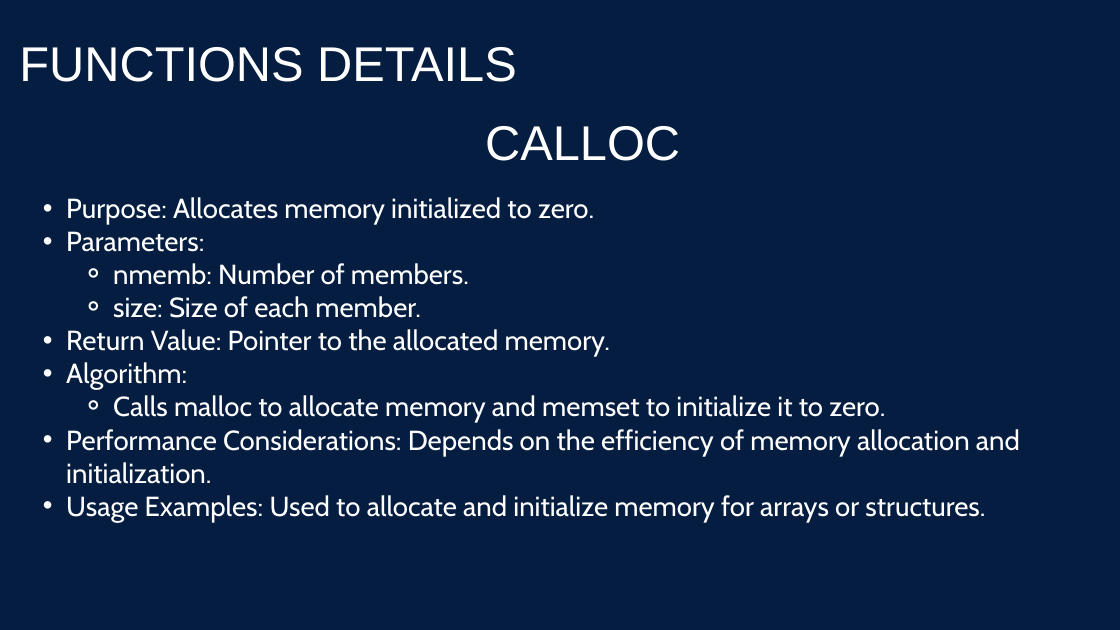
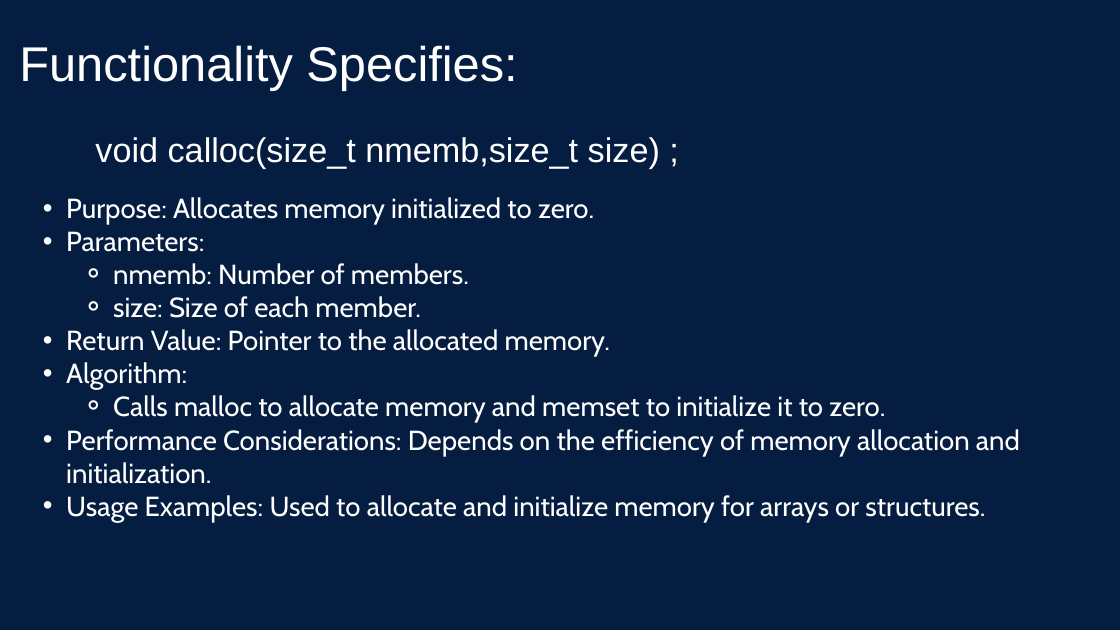
Before and after one commit to m7meda7medd/STM_SystemProgramming_Linux_Tasks, a slide deck: slide 32 of HeapMemoryManager/Presentation/HMM_Presentation.pptx (slide 33 before the commit). Drawn at 1120x630 pixels with LibreOffice and Linux fonts; fonts in the diff are those of the drawing. Boxes give left, top, right and bottom in pixels: in the first picture for what was removed or moved away, otherwise in the second. Text is boxed around its words. In the diff, an @@ line names an element or a change of style, - is before the commit and + after.

```diff
--- a/HeapMemoryManager/Presentation/HMM_Presentation.pptx
+++ b/HeapMemoryManager/Presentation/HMM_Presentation.pptx
@@ text at (19, 45, 517, 91): text changed @@
-FUNCTIONS DETAILS
+Functionality Specifies:
@@ text at (95, 137, 660, 168): text changed; size 62.7 to 44 pt @@
-CALLOC
+void calloc(size_t nmemb,size_t size) ;
```
Also in this commit, not shown: 23 other slides changed, 14 slides added, 14 slides removed.
